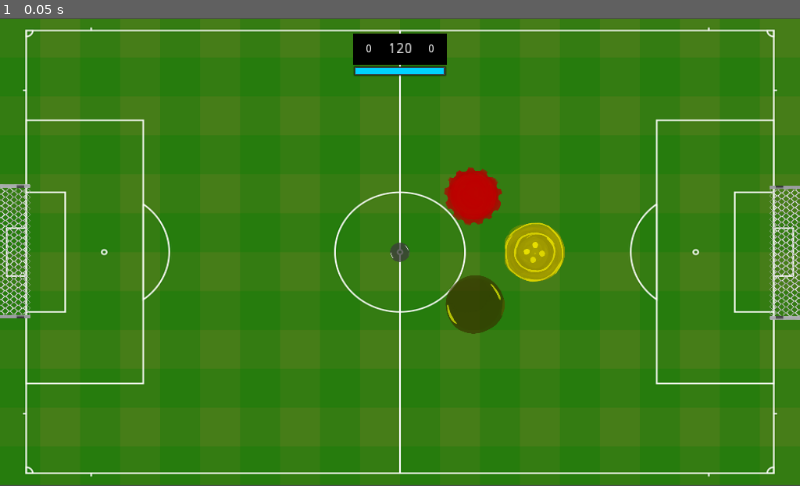
Above: before the commit, frame 1.
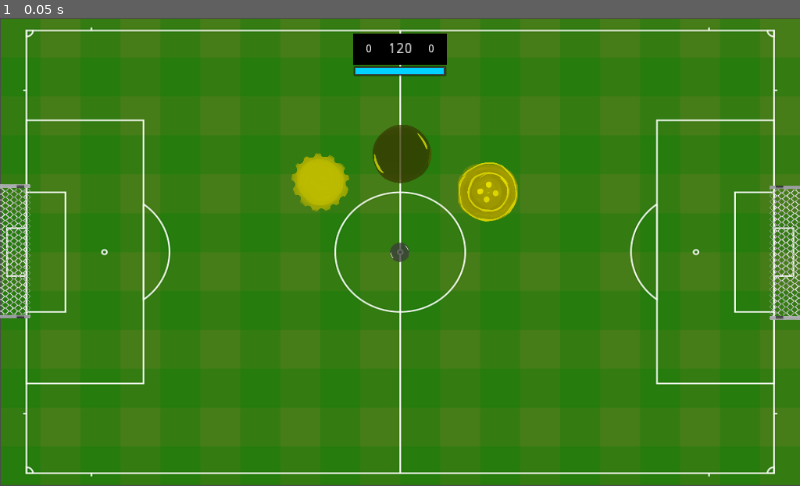
Above: after the commit, the same moment.

Repository: wendeljeske20/CapSoccer
Game: Godot game, scene res://Scenes/Match.tscn
Two runs of this game, one before a commit and one after it. Both use one fixed random seed, a clock stepped at 60 frames per second and the inputs below.
Inputs:
- Up to frame 1 (0.05 s): no input

The runs differ from the first frame. In frame 1, 5.2% of the frame differs, in the area x 0-100%, y 0-100%.
Error in both runs: Attempt to call function 'add_child' in base 'null instance' on a null instance. (res://Scripts/Player.gd:34)

Commit message:
Adding audios to ball, button and goals.

Diff:
--- a/Scenes/Balls/Ball-Button.tscn
+++ b/Scenes/Balls/Ball-Button.tscn
@@ -1,7 +1,8 @@
-[gd_scene load_steps=5 format=2]
+[gd_scene load_steps=6 format=2]
 
 [ext_resource path="res://Scripts/Ball.gd" type="Script" id=1]
 [ext_resource path="res://Sprites/bola_botao_costura.png" type="Texture" id=2]
+[ext_resource path="res://Audios/metal.ogg" type="AudioStream" id=3]
 
 [sub_resource type="PhysicsMaterial" id=1]
 friction = 0.7
@@ -27,3 +28,6 @@
 
 [node name="CollisionShape2D" type="CollisionShape2D" parent="."]
 shape = SubResource( 2 )
+
+[node name="Audio" type="AudioStreamPlayer2D" parent="."]
+stream = ExtResource( 3 )
--- a/Scenes/Balls/Ball-Cap.tscn
+++ b/Scenes/Balls/Ball-Cap.tscn
@@ -1,9 +1,10 @@
-[gd_scene load_steps=5 format=2]
+[gd_scene load_steps=6 format=2]
 
 [ext_resource path="res://Scripts/Ball.gd" type="Script" id=1]
 [ext_resource path="res://Sprites/bola_tampinha.png" type="Texture" id=2]
+[ext_resource path="res://Audios/metal.ogg" type="AudioStream" id=3]
 
-[sub_resource type="PhysicsMaterial" id=3]
+[sub_resource type="PhysicsMaterial" id=1]
 rough = true
 bounce = 0.6
 
@@ -26,3 +27,6 @@
 
 [node name="CollisionShape2D" type="CollisionShape2D" parent="."]
 shape = SubResource( 2 )
+
+[node name="Audio" type="AudioStreamPlayer2D" parent="."]
+stream = ExtResource( 3 )
--- a/Scenes/Balls/Ball-Official.tscn
+++ b/Scenes/Balls/Ball-Official.tscn
@@ -1,7 +1,8 @@
-[gd_scene load_steps=5 format=2]
+[gd_scene load_steps=6 format=2]
 
 [ext_resource path="res://Scripts/Ball.gd" type="Script" id=1]
 [ext_resource path="res://Sprites/bola_botao_oficial.png" type="Texture" id=2]
+[ext_resource path="res://Audios/metal.ogg" type="AudioStream" id=3]
 
 [sub_resource type="PhysicsMaterial" id=1]
 friction = 0.3
@@ -26,3 +27,6 @@
 
 [node name="CollisionShape2D" type="CollisionShape2D" parent="."]
 shape = SubResource( 2 )
+
+[node name="Audio" type="AudioStreamPlayer2D" parent="."]
+stream = ExtResource( 3 )
--- a/Scenes/Button.tscn
+++ b/Scenes/Button.tscn
@@ -1,7 +1,9 @@
-[gd_scene load_steps=6 format=2]
+[gd_scene load_steps=8 format=2]
 
 [ext_resource path="res://Scripts/Button.gd" type="Script" id=1]
 [ext_resource path="res://Sprites/botao_costura.png" type="Texture" id=2]
+[ext_resource path="res://Audios/goal.ogg" type="AudioStream" id=3]
+[ext_resource path="res://Audios/grass.ogg" type="AudioStream" id=4]
 
 [sub_resource type="CircleShape2D" id=1]
 radius = 28.0627
@@ -17,6 +19,8 @@
 rotation = 1.5708
 mass = 1.6
 gravity_scale = 0.0
+contacts_reported = 10
+contact_monitor = true
 can_sleep = false
 linear_damp = 3.0
 angular_damp = 1.0
@@ -45,3 +49,16 @@
 step = 0.5
 value = 4.0
 percent_visible = false
+
+[node name="AudioHit" type="AudioStreamPlayer2D" parent="."]
+stream = ExtResource( 3 )
+volume_db = 4.177
+pitch_scale = 1.1
+
+[node name="AudioGrass" type="AudioStreamPlayer2D" parent="."]
+stream = ExtResource( 4 )
+volume_db = -5.0
+attenuation = 13.4543
+
+[connection signal="body_entered" from="." to="." method="_on_Button_body_entered"]
+[connection signal="body_shape_entered" from="." to="." method="_on_Button_body_shape_entered"]
--- a/Scenes/Field.tscn
+++ b/Scenes/Field.tscn
@@ -14,6 +14,8 @@
 [node name="Field" type="Node2D"]
 
 [node name="Field" type="RigidBody2D" parent="."]
+editor/display_folded = true
+position = Vector2( 0.307343, 0 )
 mode = 1
 can_sleep = false
 
@@ -30,7 +32,7 @@
 shape = SubResource( 1 )
 
 [node name="CollisionShape2D3" type="CollisionShape2D" parent="Field"]
-position = Vector2( 489.804, 195.053 )
+position = Vector2( 489.804, 196.59 )
 rotation = 1.5708
 shape = SubResource( 2 )
 
@@ -45,7 +47,7 @@
 shape = SubResource( 2 )
 
 [node name="CollisionShape2D6" type="CollisionShape2D" parent="Field"]
-position = Vector2( -489.668, -195.097 )
+position = Vector2( -489.668, -196.941 )
 rotation = 1.5708
 shape = SubResource( 2 )
 
--- a/Scenes/Goal.tscn
+++ b/Scenes/Goal.tscn
@@ -1,24 +1,27 @@
-[gd_scene load_steps=6 format=2]
+[gd_scene load_steps=8 format=2]
 
 [ext_resource path="res://Scripts/GoalSetter.gd" type="Script" id=1]
-[ext_resource path="res://Sprites/goal.png" type="Texture" id=2]
-[ext_resource path="res://Scripts/Goal.gd" type="Script" id=3]
+[ext_resource path="res://Scripts/GoalSound.gd" type="Script" id=2]
+[ext_resource path="res://Audios/goal.ogg" type="AudioStream" id=3]
+[ext_resource path="res://Sprites/goal.png" type="Texture" id=4]
+[ext_resource path="res://Scripts/Goal.gd" type="Script" id=5]
 
 [sub_resource type="CapsuleShape2D" id=1]
 radius = 2.6235
 height = 55.9211
 
 [sub_resource type="RectangleShape2D" id=2]
-extents = Vector2( 10, 81.4408 )
+extents = Vector2( 9.44884, 79.7175 )
 
 [node name="Goal" type="Node2D"]
 script = ExtResource( 1 )
 
 [node name="Crossbar" type="RigidBody2D" parent="."]
-mode = 1
+mode = 3
 contacts_reported = 10
 contact_monitor = true
 can_sleep = false
+script = ExtResource( 2 )
 
 [node name="TopBar" type="CollisionShape2D" parent="Crossbar"]
 position = Vector2( 0, -84.397 )
@@ -29,18 +32,25 @@
 position = Vector2( 0, 82.7733 )
 rotation = 1.5708
 shape = SubResource( 1 )
+one_way_collision_margin = 0.0
+
+[node name="Audio" type="AudioStreamPlayer" parent="Crossbar"]
+stream = ExtResource( 3 )
 
 [node name="Sprite" type="Sprite" parent="."]
 rotation = -1.57079
 scale = Vector2( 0.317458, 0.317458 )
-texture = ExtResource( 2 )
+texture = ExtResource( 4 )
 
 [node name="GoalCollider" type="RigidBody2D" parent="."]
 position = Vector2( 7.11779, 0 )
 mode = 1
 contacts_reported = 10
 contact_monitor = true
-script = ExtResource( 3 )
+script = ExtResource( 5 )
 
 [node name="CollisionShape2D" type="CollisionShape2D" parent="GoalCollider"]
+position = Vector2( 0, -0.944557 )
 shape = SubResource( 2 )
+
+[connection signal="body_entered" from="Crossbar" to="Crossbar" method="_on_Crossbar_body_entered"]
--- a/Scenes/MatchManager.tscn
+++ b/Scenes/MatchManager.tscn
@@ -132,12 +132,12 @@
 physics_material_override = SubResource( 2 )
 
 [node name="Modifier-Cap" parent="." instance=ExtResource( 10 )]
-position = Vector2( 92.7686, -71.9832 )
+position = Vector2( -102.714, -89.9025 )
 
 [node name="Modifier-Official" parent="." instance=ExtResource( 11 )]
-position = Vector2( 96.2053, 66.8525 )
+position = Vector2( 2.53648, -126.187 )
 
 [node name="Modifier-Official2" parent="." instance=ExtResource( 12 )]
-position = Vector2( 171.955, 0.877075 )
+position = Vector2( 112.496, -76.5015 )
 
 [connection signal="timeout" from="MatchTimer" to="." method="_on_MatchTimer_timeout"]
--- a/Scenes/Modifiers/Modifier-Cap.tscn
+++ b/Scenes/Modifiers/Modifier-Cap.tscn
@@ -11,7 +11,7 @@
 ballPath = "res://Scenes/Balls/Ball-Cap.tscn"
 
 [node name="Sprite" type="Sprite" parent="."]
-modulate = Color( 1, 0, 0, 1 )
+modulate = Color( 1, 0.984314, 0, 1 )
 position = Vector2( 0.263519, -0.263519 )
 scale = Vector2( 0.3, 0.3 )
 texture = ExtResource( 2 )
--- a/Scripts/Ball.gd
+++ b/Scripts/Ball.gd
@@ -8,6 +8,8 @@
 
 var spawnPos = null
 var spawnVel = null
+
+onready var audio = get_node("Audio")
 
 func _ready():
 	resetPosition()
@@ -44,11 +46,13 @@
 	pass
 
 func checkCollisions(collidingBodies):
-	for i in collidingBodies.size():
-		# Checking if it's a goal. Pretty ugly way, but works. *shrug*
-		if "isLeftSide" in collidingBodies[i].get_node(""):
-			checkGoal(collidingBodies[i].get_node("").isLeftSide)
-	pass
+	if(collidingBodies.size()>0):
+		audio.pitch_scale = rand_range(0.95, 1.05)
+		audio.play()
+		for i in collidingBodies.size():
+			# Checking if it's a goal. Pretty ugly way, but works. *shrug*
+			if "isLeftSide" in collidingBodies[i].get_node(""):
+				checkGoal(collidingBodies[i].get_node("").isLeftSide)
 
 func checkGoal(isLeftSide):
 	if(canScore):
--- a/Scripts/BallManager.gd
+++ b/Scripts/BallManager.gd
@@ -5,7 +5,7 @@
 onready var ball_official = load("res://Scenes/Balls/Ball-Official.tscn").instance()
 
 func change_ball(ball):
-	print("Change ball!")
+	print("BALL MODIFIER!")
 	var parent = get_parent()
 	var old_ball = parent.get_node("Ball")
 	var pos = old_ball.position
--- a/Scripts/Button.gd
+++ b/Scripts/Button.gd
@@ -12,8 +12,9 @@
 
 onready var shootBar = get_node("ShootStrength")
 onready var sprite
-#= get_node("Sprite")
 
+onready var audioHit = get_node("AudioHit")
+onready var audioGrass = get_node("AudioGrass")
 
 var spawnPosition = Vector2(0,0)
 var shouldReset = false
@@ -67,6 +68,10 @@
 		isShooting = true
 		shootBar.visible = true
 	else:
+		# Grass audio
+		audioGrass.pitch_scale = lerp(0.75, 1.25, shootForce/shootMax) + rand_range(-0.03, 0.03)
+		audioGrass.play()
+
 		apply_impulse(Vector2.ZERO, Vector2(cos(rotation), sin(rotation)) * speed * shootForce)
 		ClearShoot()
 
@@ -77,3 +82,7 @@
 
 func Reset():
 	shouldReset = true
+
+# Collision audio
+func _on_Button_body_entered(body):
+	audioHit.play()
--- /dev/null
+++ b/Scripts/GoalSound.gd
@@ -0,0 +1,8 @@
+extends RigidBody2D
+
+onready var audio = get_node("Audio")
+
+func _on_Crossbar_body_entered(body):
+	print("Crossbar collision")
+	print(body.name)
+	audio.play()
--- a/Scripts/Modifiers/BallModifier.gd
+++ b/Scripts/Modifiers/BallModifier.gd
@@ -6,7 +6,6 @@
 onready var ballManager = get_node("../BallManager")
 
 func _ready():
-	print("Loading cap ball")
 	ball = load(ballPath).instance()
 
 func _process(delta):
@@ -17,6 +16,5 @@
 	for i in collidingBodies.size():
 		# Checking if it's the ball. Pretty ugly way, but works. *shrug*
 		if "goalScored" in collidingBodies[i].get_node(""):
-			print("Colided with ball")
 			ballManager.change_ball(ball)
 			get_parent().remove_child(self)
Not shown, added: Audios/goal.ogg.import
Not shown, added: Audios/grass.ogg.import
Not shown, added: Audios/metal.ogg.import
Not shown, added: Audios/wall.ogg.import
Not shown: 1 places in Scenes/Balls/Ball-Cap.tscn that only renumber resources
Not shown, added: Audios/goal.ogg
Not shown, added: Audios/grass.ogg
Not shown, added: Audios/metal.ogg
Not shown, added: Audios/wall.ogg
